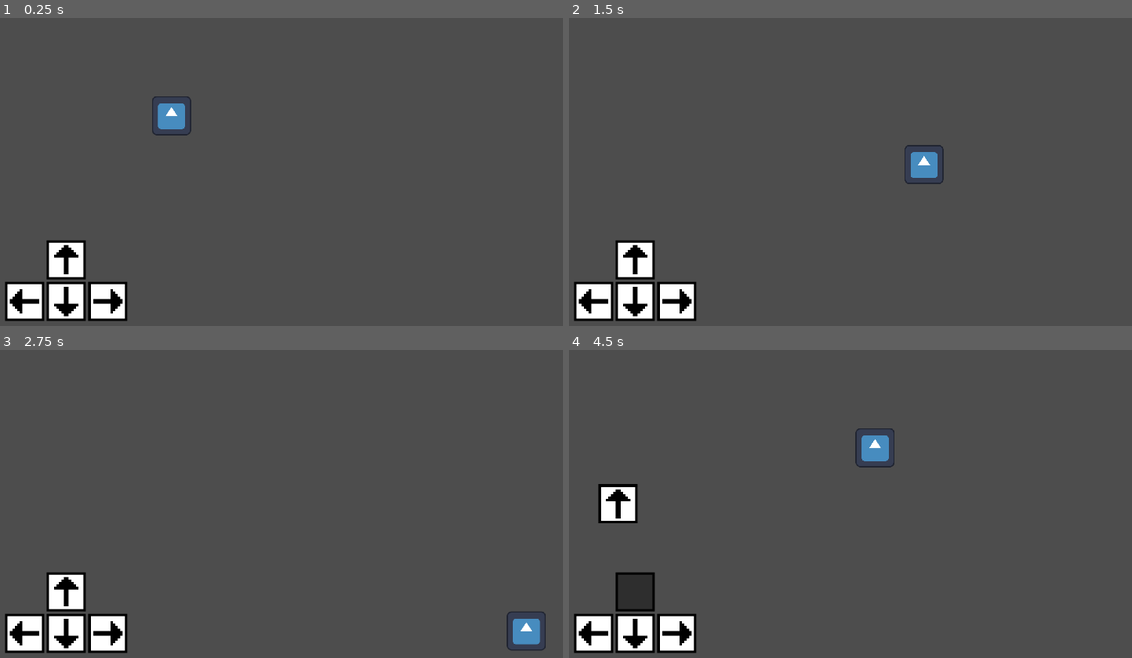
Above: before the commit, frames 1-4 (two rows, left to right).
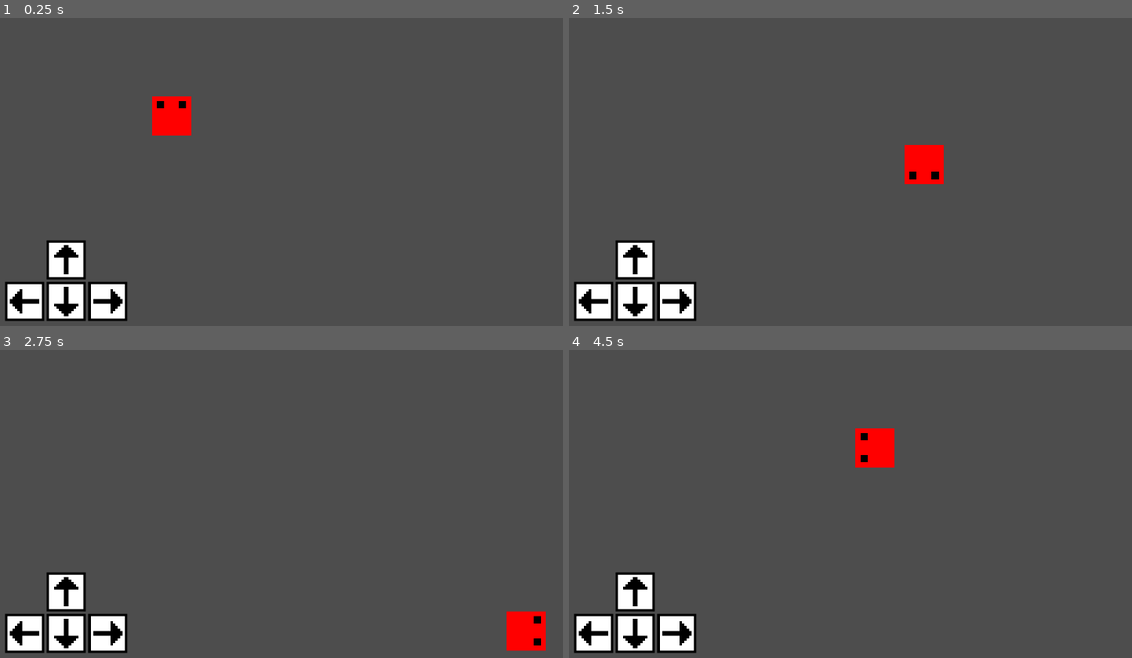
Above: after the commit, the same moments.

Repository: benwayland-cell/very-serious-game-module
Game: Godot game, scene res://test_area.tscn
The game is run twice, just before and just after one commit, with the same random seed, the same clock (stepped at 60 frames per second) and the same inputs. The engine's default icon, where the game draws it, is replaced by a stand-in: a white triangle on a blue panel in a dark square.
Inputs:
- Up to frame 1 (0.25 s): no input
- Up to frame 2 (1.5 s): tap Enter at 0.5 s; hold D (right) 0.53-1.28 s; hold S (down) from 1.28 s (still down)
- Up to frame 3 (2.75 s): release S (down) at 2.03 s; hold D (right) from 2.03 s (still down)
- Up to frame 4 (4.5 s): release D (right) at 2.78 s; hold W (up) 2.78-3.53 s; hold A (left) from 3.53 s (still down); tap 3 (debug3) at 4.15 s

The runs differ from the first frame. In frame 1, 0.9% of the frame differs, in the area x 27-34%, y 25-39%; in frame 2, 0.9%; in frame 3, 0.9%; in frame 4, 2.5%, in the area x 5-58%, y 25-85%.

Commit message:
Made the player spin when controls are spun

Diff:
--- a/controls/scripts/control_ui.gd
+++ b/controls/scripts/control_ui.gd
@@ -13,10 +13,6 @@
 func _ready() -> void:
 	PlayerActions.moved_clockwise.connect(_on_player_actions_moved_clockwise)
 	PlayerActions.moved_counter_clockwise.connect(_on_player_actions_moved_counter_clockwise)
-
-func _process(_delta: float) -> void:
-	if Input.is_action_just_pressed("debug3"):
-		up_slot.animate_moving_to(Vector2.ZERO, 1)
 
 
 func update_actions() -> void:
--- a/player/player.gd
+++ b/player/player.gd
@@ -1,31 +1,99 @@
 class_name Player
 extends CharacterBody2D
 
+enum FacingDirections {UP, DOWN, LEFT, RIGHT}
+
 @export var speed: float = 100.0
+@export var spin_speed: int = 2
 
+@onready var sprite: Sprite2D = %Sprite2D
+
+@onready var sprite_frame_count: int = sprite.vframes * sprite.hframes
+@onready var spin_timer: Timer = %SpinTimer
+var is_spinning_clockwise: bool = false
+var is_spinning_counter_clockwise: bool = false
+var frame_count: int = 0
+
+var facing_direction: FacingDirections = FacingDirections.UP
 var direction: Vector2 = Vector2.ZERO
 
 
 func _ready() -> void:
 	PlayerActions.player = self
+	PlayerActions.moved_clockwise.connect(_on_player_actions_moved_clockwise)
+	PlayerActions.moved_counter_clockwise.connect(_on_player_actions_moved_counter_clockwise)
 
 
 func _process(_delta: float) -> void:
-	direction = Vector2.ZERO
-
 	if Input.is_action_just_pressed("debug1"):
 		PlayerActions.move_clockwise()
 	if Input.is_action_just_pressed("debug2"):
 		PlayerActions.move_counter_clockwise()
 
-	PlayerActions.run_actions()
+	if is_spinning_clockwise or is_spinning_counter_clockwise:
+		_handle_spinning()
+		return
 
+	_handle_animation()
 	_handle_movement()
 
 
+func _handle_animation() -> void:
+	if Input.is_action_pressed("up"):
+		sprite.frame = 0
+		facing_direction = FacingDirections.UP
+	if Input.is_action_pressed("right"):
+		sprite.frame = 1
+		facing_direction = FacingDirections.RIGHT
+	if Input.is_action_pressed("down"):
+		sprite.frame = 2
+		facing_direction = FacingDirections.DOWN
+	if Input.is_action_pressed("left"):
+		sprite.frame = 3
+		facing_direction = FacingDirections.LEFT
+
+
 func _handle_movement() -> void:
+	direction = Vector2.ZERO
+	PlayerActions.run_actions()
 	velocity = direction * speed
 	move_and_slide()
+
+
+func _handle_spinning() -> void:
+	# wait until we've reached the spin speed
+	if (frame_count < spin_speed):
+		frame_count += 1
+		return
+	frame_count = 0
+
+	var frame_to_set_to = sprite.frame
+	if is_spinning_clockwise:
+		frame_to_set_to += 1
+	else:
+		frame_to_set_to -= 1
+
+	if frame_to_set_to < 0:
+		frame_to_set_to += sprite_frame_count
+	elif frame_to_set_to >= sprite_frame_count:
+		frame_to_set_to -= sprite_frame_count
+
+	sprite.frame = frame_to_set_to
+
+
+func _on_spin_timer_timeout() -> void:
+	is_spinning_clockwise = false
+	is_spinning_counter_clockwise = false
+
+
+func _on_player_actions_moved_clockwise() -> void:
+	is_spinning_clockwise = true
+	spin_timer.start()
+
+
+func _on_player_actions_moved_counter_clockwise() -> void:
+	is_spinning_counter_clockwise = true
+	spin_timer.start()
 
 
 ######### Actions
--- a/player/player.tscn
+++ b/player/player.tscn
@@ -1,7 +1,7 @@
 [gd_scene format=3 uid="uid://ci51e2m6thx53"]
 
 [ext_resource type="Script" uid="uid://c2bt6ptq72jt7" path="res://player/player.gd" id="1_rkbax"]
-[ext_resource type="Texture2D" uid="uid://ifvfqsexxckn" path="res://icon.svg" id="2_g1dw6"]
+[ext_resource type="Texture2D" uid="uid://ygytocffh6ic" path="res://player/player.png" id="2_rkbax"]
 
 [sub_resource type="RectangleShape2D" id="RectangleShape2D_ljn27"]
 size = Vector2(16, 16)
@@ -9,11 +9,19 @@
 [node name="Player" type="CharacterBody2D" unique_id=1769404413]
 script = ExtResource("1_rkbax")
 
-[node name="Sprite2D" type="Sprite2D" parent="." unique_id=315132414]
-position = Vector2(7.999999, 7.999999)
-scale = Vector2(0.12499999, 0.12499999)
-texture = ExtResource("2_g1dw6")
+[node name="Sprite2D" type="Sprite2D" parent="." unique_id=375395728]
+unique_name_in_owner = true
+position = Vector2(8, 8)
+texture = ExtResource("2_rkbax")
+hframes = 2
+vframes = 2
 
 [node name="CollisionShape2D" type="CollisionShape2D" parent="." unique_id=976533581]
 position = Vector2(8, 7.9999995)
 shape = SubResource("RectangleShape2D_ljn27")
+
+[node name="SpinTimer" type="Timer" parent="." unique_id=2105848305]
+unique_name_in_owner = true
+wait_time = 0.5
+
+[connection signal="timeout" from="SpinTimer" to="." method="_on_spin_timer_timeout"]
Binary file added: player/player.png
Not shown, added: player/player.png.import
